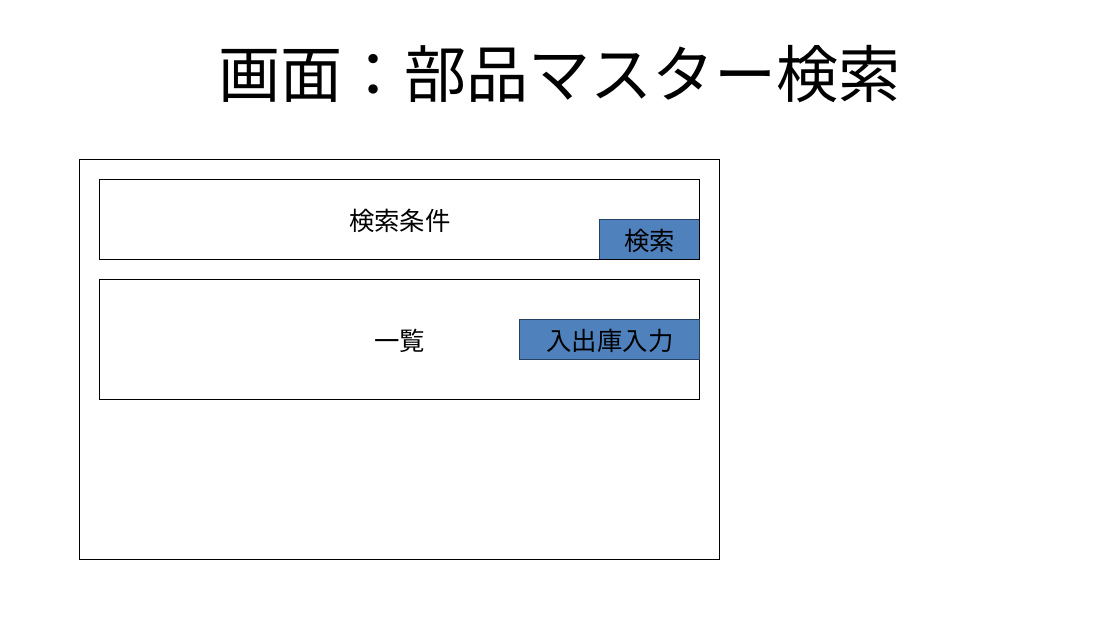
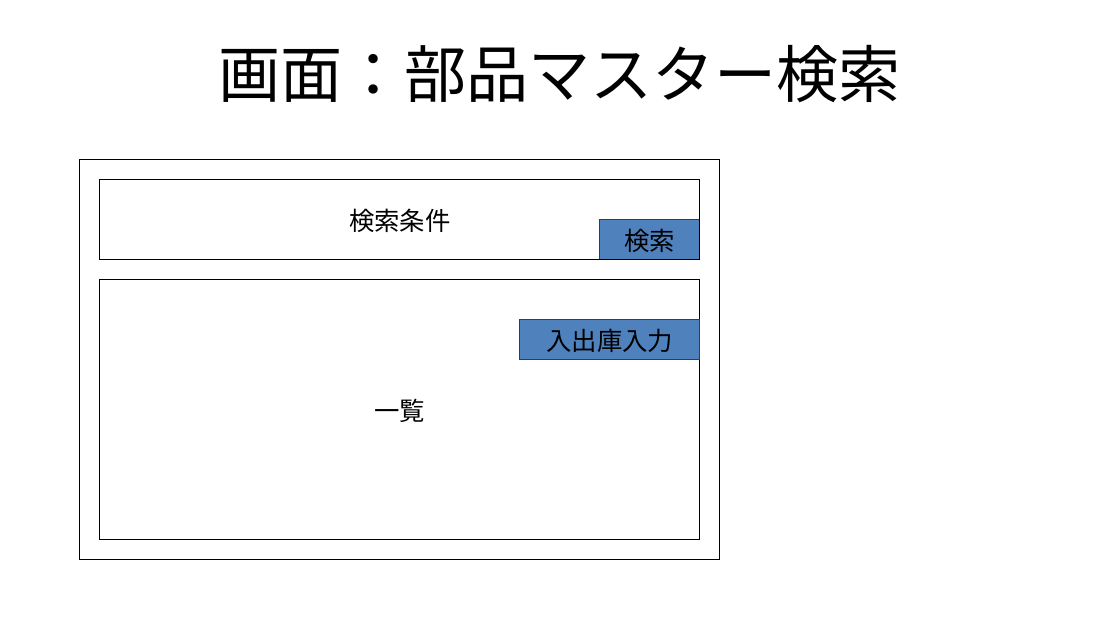
Before and after one commit to roja1988/88_WorkProduct, a slide deck: slide 9 of document/制作物_案.pptx (slide 11 before the commit). Drawn at 1120x630 pixels with LibreOffice and Linux fonts; fonts in the diff are those of the drawing. Boxes give left, top, right and bottom in pixels: in the first picture for what was removed or moved away, otherwise in the second. Text is boxed around its words. In the diff, an @@ line names an element or a change of style, - is before the commit and + after.

Commit message:
エリアマスター、エリアー検索、ログ検索、メインテンプレート、パスワード変更、在庫一覧、ユーザーマスター、ユーザー検索の各画面を追加。

```diff
--- a/document/制作物_案.pptx
+++ b/document/制作物_案.pptx
@@ rectangle "一覧": place and size @@
-rectangle "一覧" at (100, 281, 700, 400)
+rectangle "一覧" at (100, 281, 699, 541)
```
Also in this commit, not shown: 5 other slides changed, 2 slides added, 10 other files.
